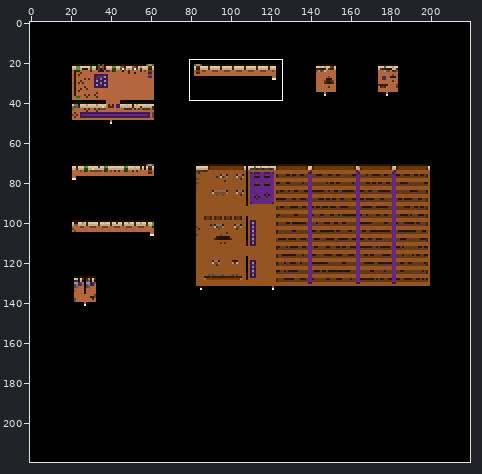
Sprite sheet, stored at graphics/minimaps/048-2.png. Above: a wide view before the commit, with the close-up outlined.
Close-up. Before the edit:
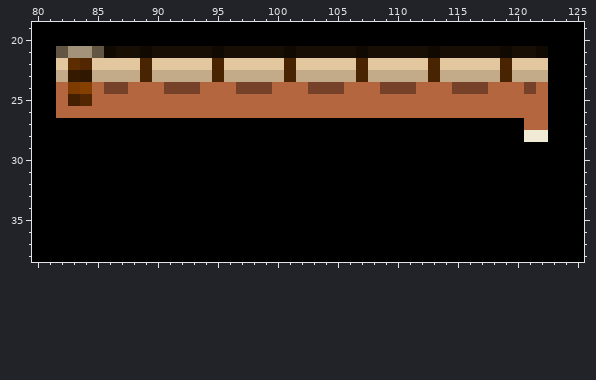
The file is 220x220 pixels. Colours within 5 levels of each other are drawn and written as one. Shown: x 80..125, y 19..38. The commit also changed other parts of the picture, which this record leaves out.
And afterwards:
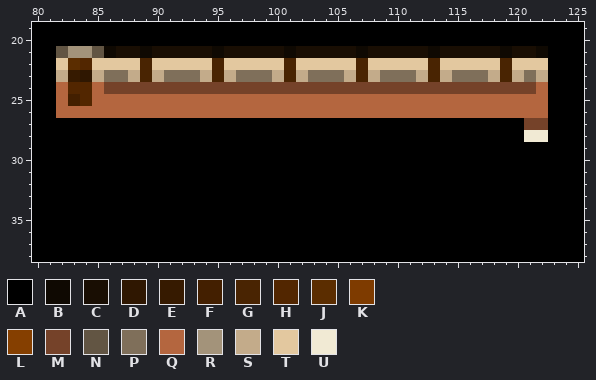
Palette (. is transparent): A #000000  B #0f0902  C #190e03  D #2f1701  E #361a00  F #431f00  G #492402  H #522600  J #5b2d00  K #7e3b00  L #853f00  M #754229  N #625543  P #7f6f5a  Q #b4663f  R #a3937a  S #c3ab8a  T #e3c89f  U #f1ead4
From old to new:
@@ x 80..125 @@
 22 AATJHTTTTGTTTTTGTTTTTGTTTTTGTTTTTGTTTTTGTTTAAA
-23 AASEDSSSSGSSSSSGSSSSSGSSSSSGSSSSSGSSSSSGSSSAAA
-24 AAQKLQMMQQQMMMQQQMMMQQQMMMQQQMMMQQQMMMQQQMQAAA
+23 AASEDSPPSGSPPPSGSPPPSGSPPPSGSPPPSGSPPPSGSPSAAA
+24 AAQHHQMMMMMMMMMMMMMMMMMMMMMMMMMMMMMMMMMMMMQAAA
 25 AAQFHQQQQQQQQQQQQQQQQQQQQQQQQQQQQQQQQQQQQQQAAA
 26 AAQQQQQQQQQQQQQQQQQQQQQQQQQQQQQQQQQQQQQQQQQAAA
-27 AAAAAAAAAAAAAAAAAAAAAAAAAAAAAAAAAAAAAAAAAQQAAA
+27 AAAAAAAAAAAAAAAAAAAAAAAAAAAAAAAAAAAAAAAAAMMAAA
 28 AAAAAAAAAAAAAAAAAAAAAAAAAAAAAAAAAAAAAAAAAUUAAA
